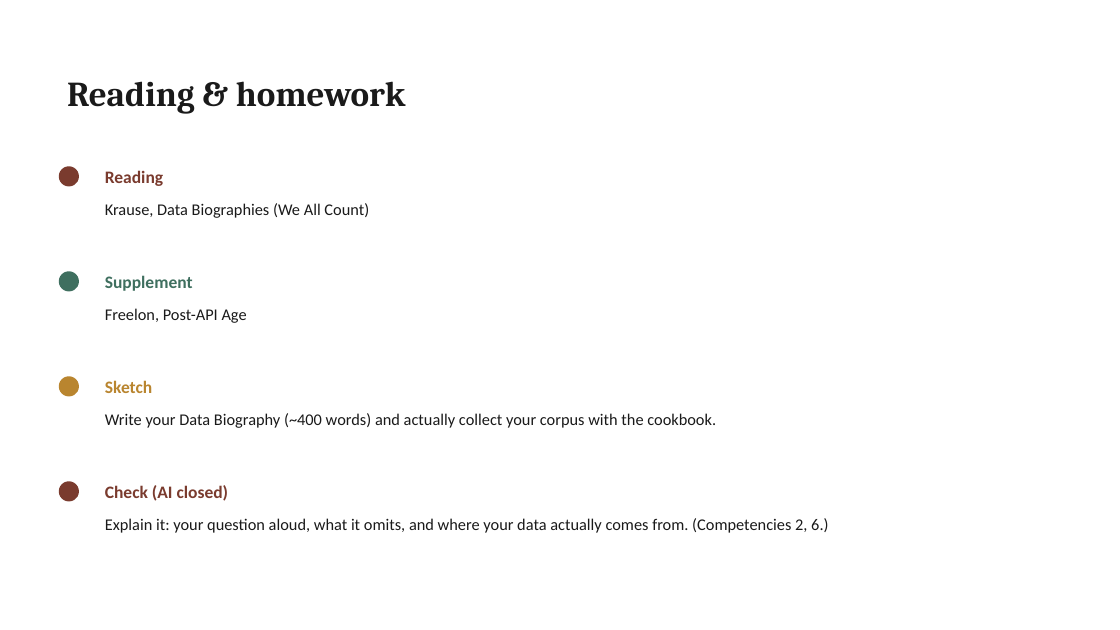
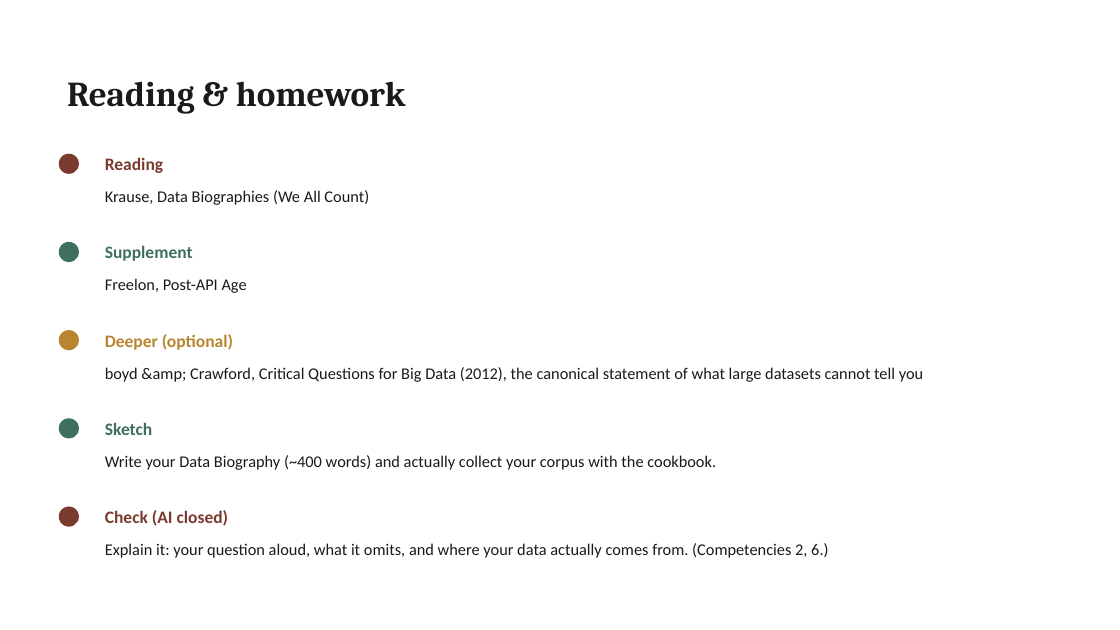
Before and after one commit to lucianli123/culture-as-data-2026, a slide deck: slide 10 of slides/pptx/week-04.pptx. Drawn at 1120x630 pixels with LibreOffice and Linux fonts; fonts in the diff are those of the drawing. Boxes give left, top, right and bottom in pixels: in the first picture for what was removed or moved away, otherwise in the second. Text is boxed around its words. In the diff, an @@ line names an element or a change of style, - is before the commit and + after.

Commit message:
Add a deeper reading tier: full scholarship each week, and a real Week 8 requirement
The reading program keeps its under-thirty-minute required tier but gains a
'Deeper (optional)' column across all ten weeks, the serious literature
behind each session: Moretti's Conjectures (W1), Grimmer & Stewart's Text as
Data (W2), Underwood's Life Cycles in full (W3), boyd & Crawford (W4),
Kozlowski in full + Distill's t-SNE guide (W5), Arnold & Tilton's Distant
Viewing (W6), Ziems et al. on LLM annotation (W7), Nan Z. Da's Computational
Case Against CLS read against the student's own robustness checks (W8), the
Critical Inquiry forum where the field answers Da (W9), and Elgammal's CAN
paper (W10). Weeks 8-9 thereby close the course with the field's own
trial, mirroring the Bollen/Schmidt trial that opens it. Week 8's required
reading is no longer 'none': Chiang's ChatGPT Is a Blurry JPEG of the Web
carries the week's compression argument. Updated in syllabus (principle +
table), lesson plans, site reading table, markdown decks, and pptx (five-row
homework slide).

```diff
--- a/slides/pptx/week-04.pptx
+++ b/slides/pptx/week-04.pptx
@@ text "Reading": place and size @@
-text "Reading" at (105,170,163,186)
+text "Reading" at (105,157,163,173)
@@ ellipse: place and size @@
-ellipse at (59,166,79,187)
+ellipse at (59,154,79,174)
@@ text "Krause, Data Biographies (We All ...": place and size @@
-text "Krause, Data Biographies (We All ..." at (105,203,369,218)
+text "Krause, Data Biographies (We All ..." at (105,190,369,205)
@@ 2 texts, 1 ellipse: place and size @@
-2 texts, 1 ellipse at (59,271,247,323)
+2 texts, 1 ellipse at (59,242,247,293)
@@ ellipse: place and size @@
-ellipse at (59,376,79,397)
+ellipse at (59,330,79,350)
@@ text added at (105,334,233,350), 15 pt, text #B9852F, bold @@
+Deeper (optional)
@@ text added at (105,367,923,382), 14 pt, text #1A1A1A @@
+boyd &amp; Crawford, Critical Questions for Big Data (2012), the canonical statement of what large datasets cannot tell you
@@ ellipse: place and size @@
-ellipse at (59,481,79,502)
+ellipse at (59,418,79,439)
@@ ellipse at (59,418,79,439): fill #7A3B2E to #3F6F5F @@
@@ text "Sketch": place and size @@
-text "Sketch" at (105,380,152,393)
+text "Sketch" at (105,422,152,435)
@@ text "Sketch" at (105,422,152,435): text colour #B9852F to #3F6F5F @@
@@ text "Write your Data Biography (~400 ...": place and size @@
-text "Write your Data Biography (~400 ..." at (105,413,716,428)
+text "Write your Data Biography (~400 ..." at (105,455,716,470)
@@ ellipse added at (59,507,79,527), fill #7A3B2E @@
@@ text "Check (AI closed)": place and size @@
-text "Check (AI closed)" at (105,485,229,501)
+text "Check (AI closed)" at (105,510,229,526)
@@ text "Explain it: your question aloud, ...": place and size @@
-text "Explain it: your question aloud, ..." at (105,518,828,533)
+text "Explain it: your question aloud, ..." at (105,543,828,558)
```
Also in this commit, not shown: 26 other files.
